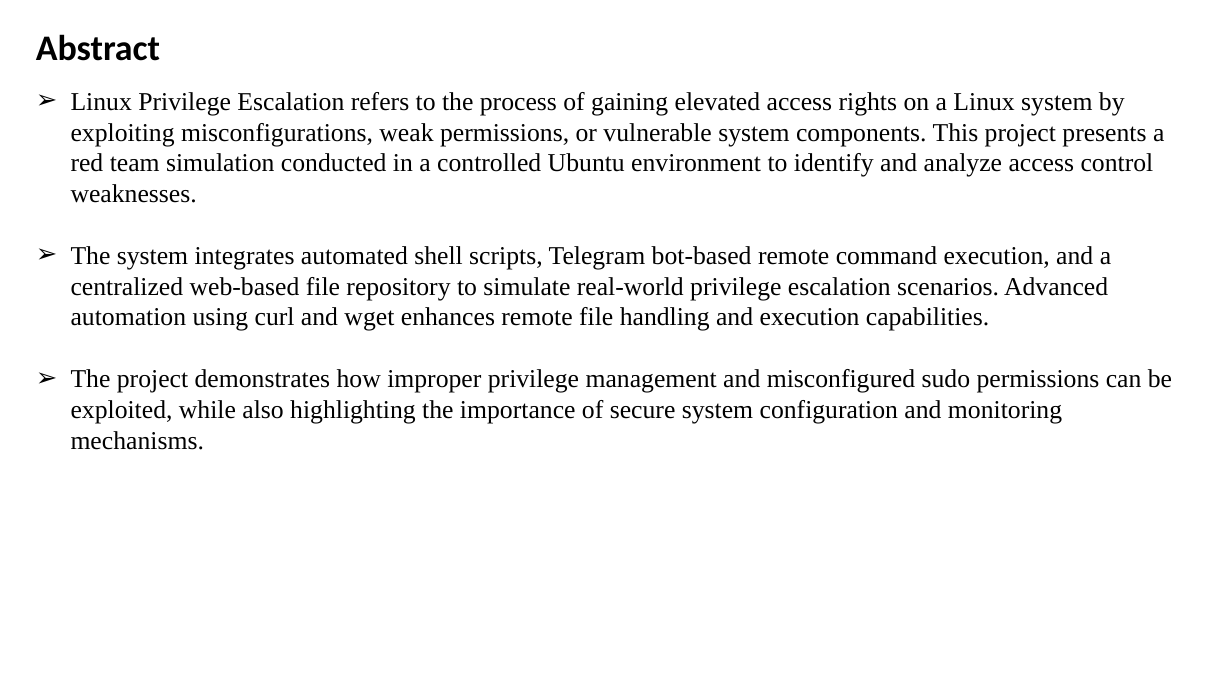
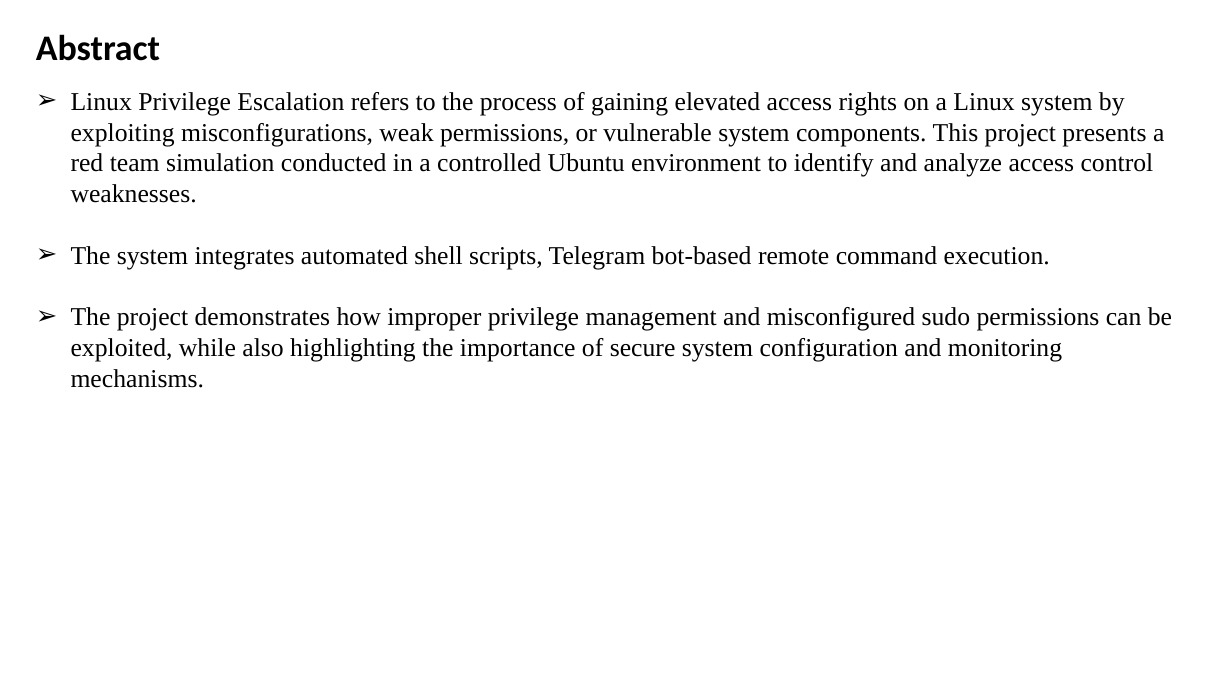
Before and after one commit to nachiket2323/pre-esc, a slide deck: slide 3 of docs/Clg 1st review.pptx. Drawn at 1232x693 pixels with LibreOffice and Linux fonts; fonts in the diff are those of the drawing. Boxes give left, top, right and bottom in pixels: in the first picture for what was removed or moved away, otherwise in the second. Text is boxed around its words. In the diff, an @@ line names an element or a change of style, - is before the commit and + after.

```diff
--- a/docs/Clg 1st review.pptx
+++ b/docs/Clg 1st review.pptx
@@ text at (71,246,1050,269): text changed @@
-➢ The system integrates automated shell scripts, Telegram bot-based remote command execution, and a centralized web-based file repository to simulate real-world privilege escalation scenarios. Advanced automation using curl and wget enhances remote file handling and execution capabilities.
+➢ The system integrates automated shell scripts, Telegram bot-based remote command execution.
```
Also in this commit, not shown: 7 other slides changed.
